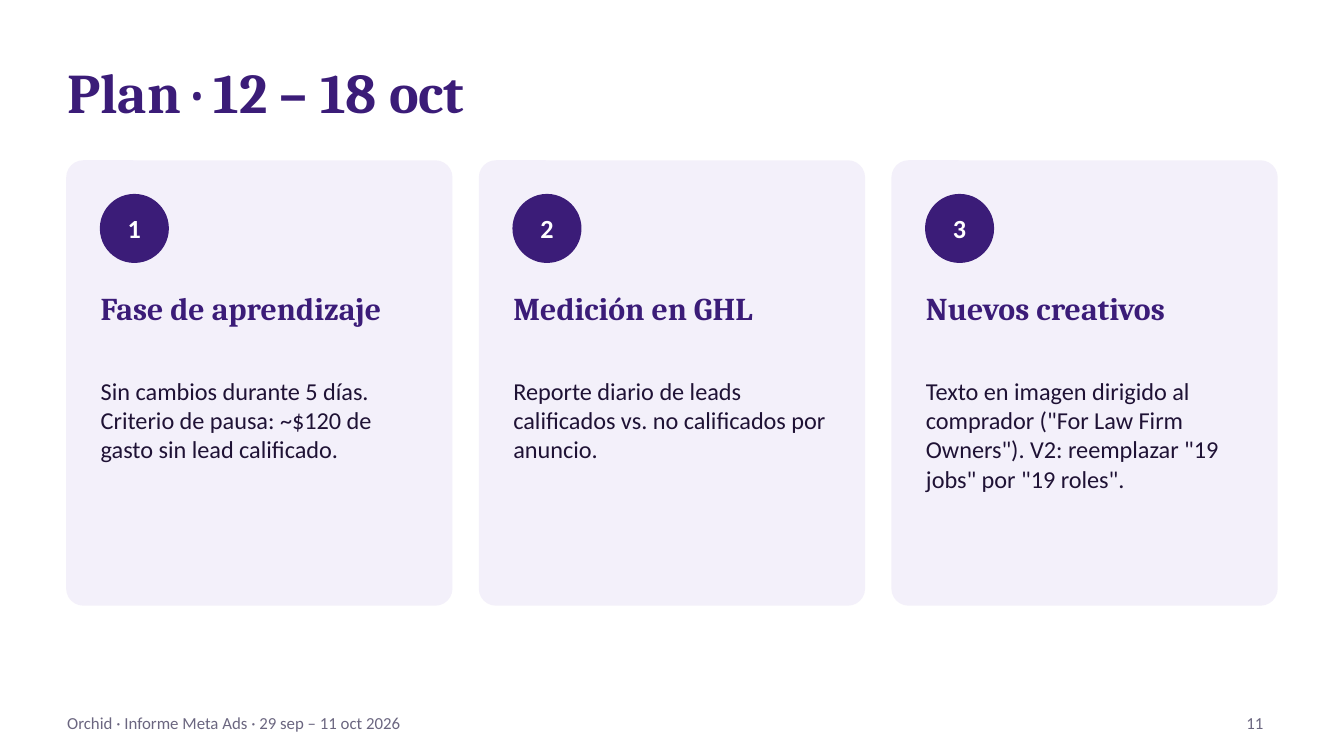
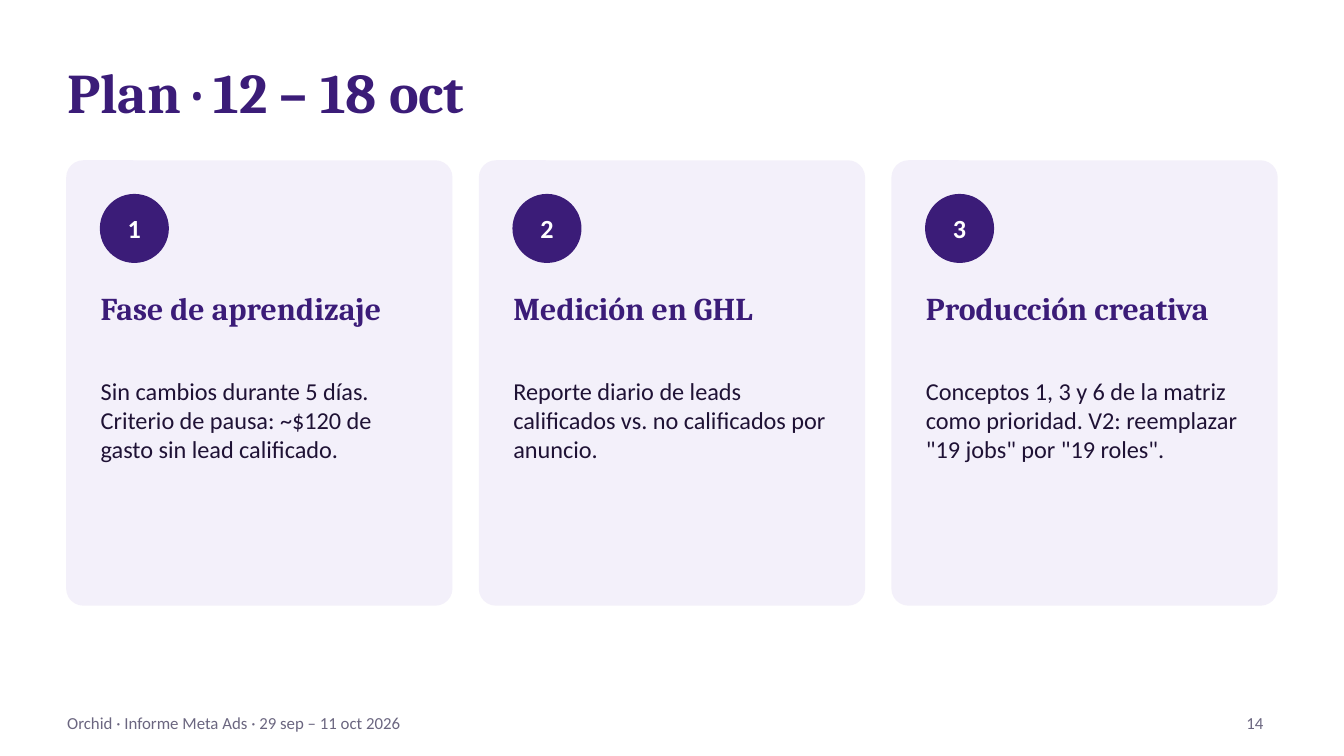
Before and after one commit to manlizard-sys/MetaADS2026, a slide deck: slide 14 of build/reports/informes/Informe_Meta_Ads_Orchid_2026-10-12.pptx (slide 11 before the commit). Drawn at 1344x756 pixels with LibreOffice and Linux fonts; fonts in the diff are those of the drawing. Boxes give left, top, right and bottom in pixels: in the first picture for what was removed or moved away, otherwise in the second. Text is boxed around its words. In the diff, an @@ line names an element or a change of style, - is before the commit and + after.

```diff
--- a/build/reports/informes/Informe_Meta_Ads_Orchid_2026-10-12.pptx
+++ b/build/reports/informes/Informe_Meta_Ads_Orchid_2026-10-12.pptx
@@ text at (x1=926, y1=297, x2=1208, y2=321): text changed @@
-Nuevos creativos
+Producción creativa
@@ text at (x1=926, y1=383, x2=1237, y2=462): text changed @@
-Texto en imagen dirigido al comprador ("For Law Firm Owners"). V2: reemplazar "19 jobs" por "19 roles".
+Conceptos 1, 3 y 6 de la matriz como prioridad. V2: reemplazar "19 jobs" por "19 roles".
@@ page number at (x1=1246, y1=718, x2=1263, y2=729): text changed @@
-11
+14
```
Also in this commit, not shown: 3 slides added, 1 other file.
